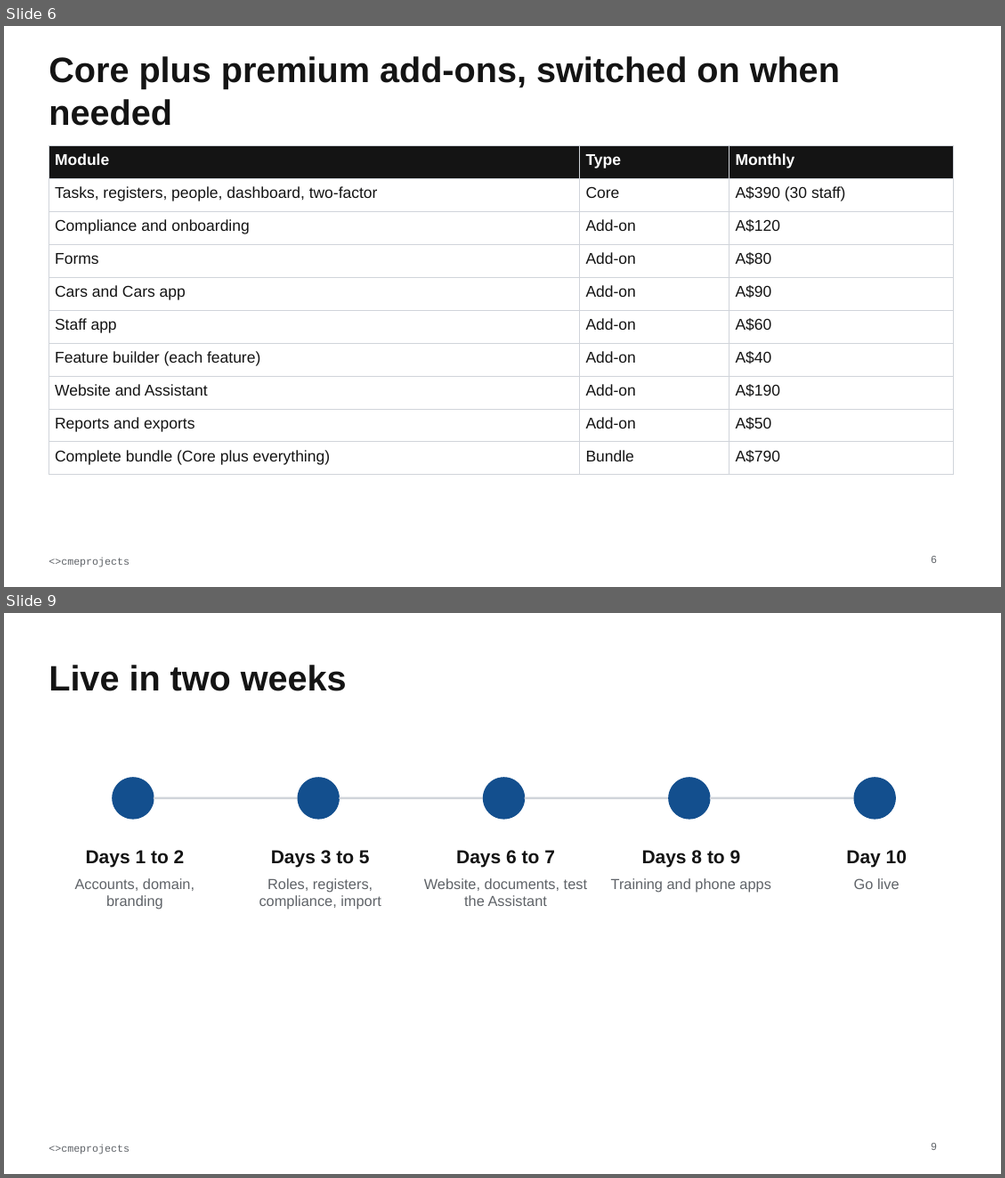
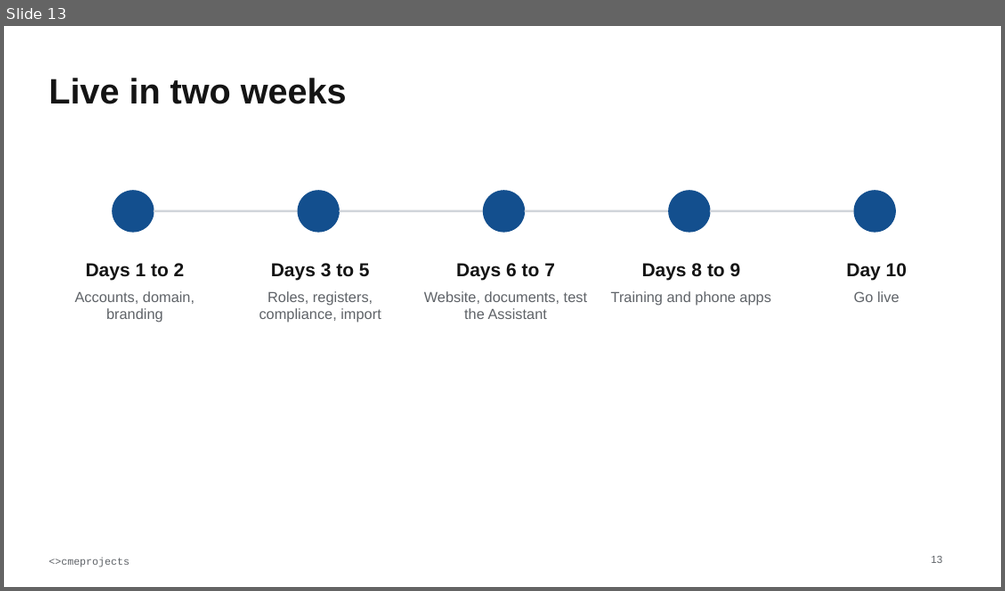
Before and after one commit to cmeprojects/portal, a slide deck: docs/deliverables/04 Briefer - Staff Portal overview.pptx. Shown one above the other, each under a label of ours: slides 6 and 9 before the commit, slide 13 after it; the slides between them are not shown. The pictures are 1005x1178 and 1005x591 pixels, drawn with LibreOffice and Linux fonts; fonts in the diff are those of the drawing. Boxes give left, top, right and bottom in pixels: in the first picture for what was removed or moved away, otherwise in the second. Text is boxed around its words. In the diff, an @@ line names an element or a change of style, - is before the commit and + after.

Commit message:
cmeprojects: full user and admin manuals, new briefer, simple pricing, why-standalone one-pager, 12-month support rule

```diff
--- a/docs/deliverables/04 Briefer - Staff Portal overview.pptx
+++ b/docs/deliverables/04 Briefer - Staff Portal overview.pptx
@@ slide 6 removed at (x1=4, y1=26, x2=1001, y2=587), background #FFFFFF; not listed: 1 template element that a slide beside it also shows @@
@@ text removed at (x1=48, y1=56, x2=840, y2=126) @@
-Core plus premium add-ons, switched on when needed
@@ table removed at (x1=48, y1=145, x2=954, y2=468), 10 rows, 3 columns @@
-Module | Type | Monthly
-Tasks, registers, people, dashboard, two-factor | Core | A$390 (30 staff)
-Compliance and onboarding | Add-on | A$120
-Forms | Add-on | A$80
-Cars and Cars app | Add-on | A$90
-Staff app | Add-on | A$60
-Feature builder (each feature) | Add-on | A$40
-Website and Assistant | Add-on | A$190
-Reports and exports | Add-on | A$50
-Complete bundle (Core plus everything) | Bundle | A$790
@@ page number removed at (x1=930, y1=556, x2=936, y2=563) @@
-6
@@ what was slide 9 is now slide 13 @@
@@ page number at (x1=930, y1=556, x2=942, y2=563): text changed @@
-9
+13
```
Also in this commit, not shown: 5 slides changed, 8 slides added, 3 other slides removed, 6 other files.
